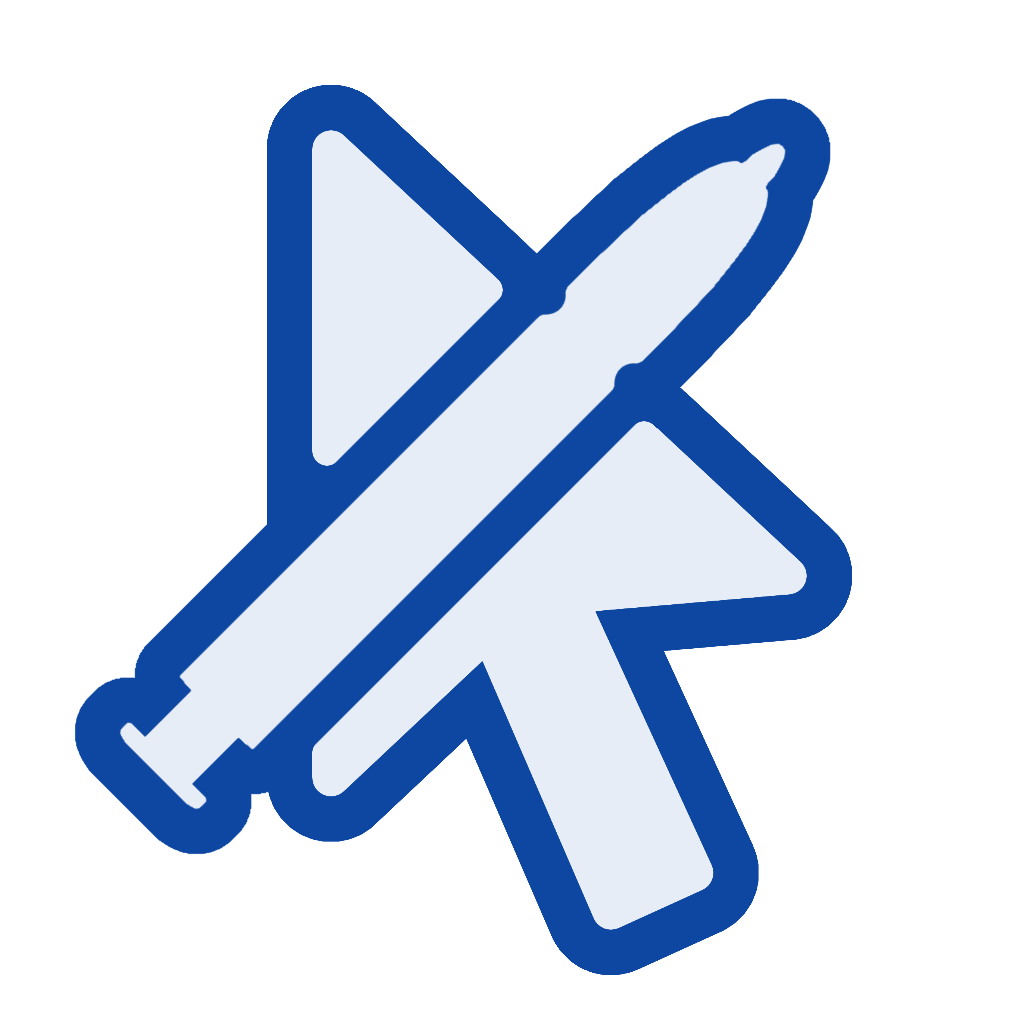
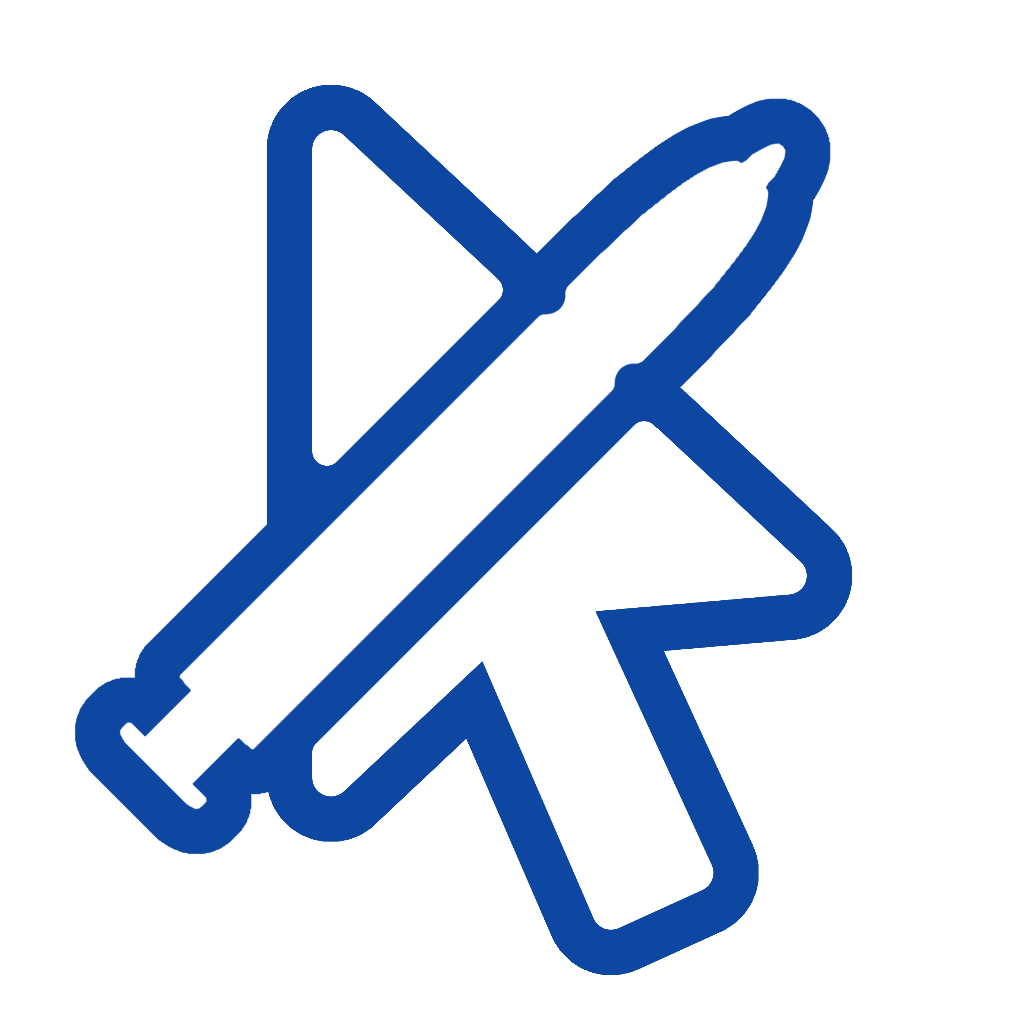
Two versions of the same layered image (1024px x 1024px). Layer-by-layer changes:
added layer "monochrome_fg" above "combo white" over [left=119, top=130, right=807, bottom=930]
